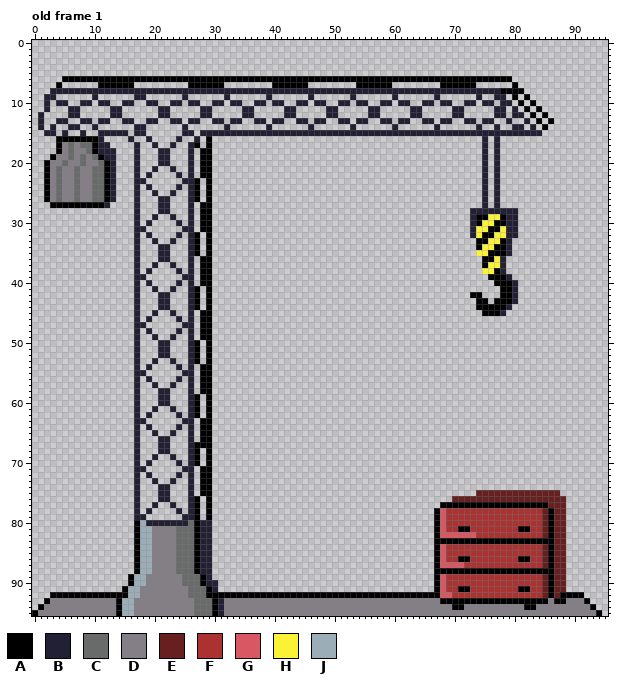
Edited in one commit: pixel-art file (textureDump/repair_shop.aseprite). The picture above is the old version.
96x96 pixels, 1 frame. Shown: old frame 1. The commit also changed other frames, which this record leaves out.
Visible layers, top first: "Layer 1", "Layer 3", "Layer 2".
Palette (. is transparent): A #000000  B #222034  C #696a6a  D #847e87  E #681f1f  F #ac3232  G #d95763  H #fbf236  J #9badb7
Pixels before, old frame 1 (only the part around the change), first column x 38:
11 ....BB.....BB.....BB.....BB.....BB.....BB.B.A.A......
12 ....BB.....BB.....BB.....BB.....BB.....BB.BB.A.A.....
13 B.BB..BB.BB..BB.BB..BB.BB..BB.BB..BB.BB..B..B.A.A....
14 .B......B......B......B......B......B..B..BB.B.A.....
15 BBBBBBBBBBBBBBBBBBBBBBBBBBBBBBBBBBBBBBBBBBBBBBB......
16 .....................................B.B.............
17 .....................................B.B.............
18 .....................................B.B.............
19 .....................................B.B.............
20 .....................................B.B.............
21 .....................................B.B.............
22 .....................................B.B.............
23 .....................................B.B.............
24 .....................................B.B.............
25 .....................................B.B.............
26 .....................................B.B.............
27 .....................................B.B.............
28 ...................................BBBBBBBB..........
29 ...................................BAAHHABB..........
30 ...................................BAHHAABB..........
31 ...................................BHHAAHBB..........
32 ...................................BHAAHHBB..........
33 ....................................AAHHAB...........
34 ....................................AHHAAB...........
35 ....................................HHAAAB...........
36 .....................................AAHB............
37 .....................................AHHB............
38 .....................................HHAB............
39 ......................................AAAB...........
40 .......................................AAAB..........
41 ........................................AAB..........
42 ...................................AA...AAB..........
43 ....................................AA.AAAB..........
44 ....................................AAAAAB...........
45 .....................................AAAB............
46 .....................................................
47 .....................................................
48 .....................................................
49 .....................................................
50 .....................................................
51 .....................................................
52 .....................................................
53 .....................................................
54 .....................................................
55 .....................................................
56 .....................................................
57 .....................................................
58 .....................................................
59 .....................................................
60 .....................................................
61 .....................................................
62 .....................................................
63 .....................................................
64 .....................................................
65 .....................................................
66 .....................................................
67 .....................................................
68 .....................................................
69 .....................................................
70 .....................................................
71 .....................................................
72 .....................................................
73 .....................................................
74 .....................................................
75 ....................................EEEEEEEEEEEEEE...
76 ................................EEEEEEEEEEEEEEEEEEE..
77 ..............................AAAAAAAAAAAAAAAAAAEEE..
78 .............................AGFFFFFFFFFFFFFFFFEAEE..
The result:
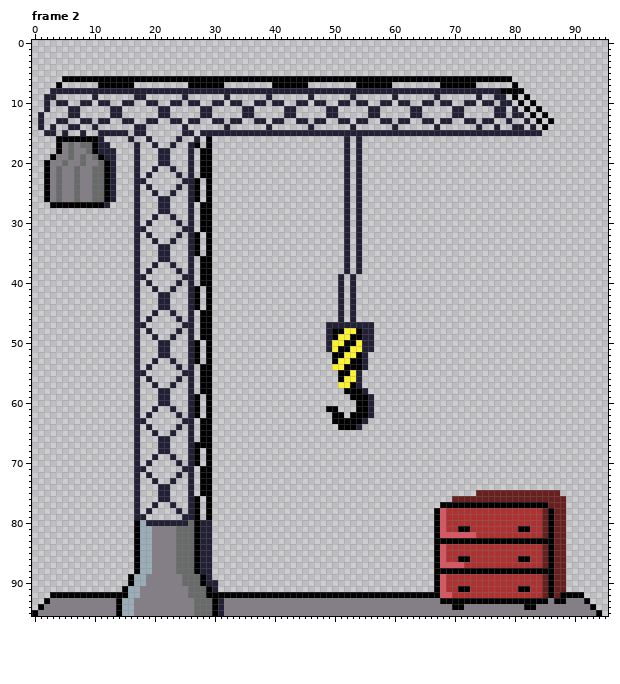
A new or re-ordered frame is compared with the old frame closest to it.
Difference:
frames 1 -> 10
Changed rows in their new state; - is an unchanged pixel.
Frame 2 is new; against old frame 1, layer "Layer 1":
first column x 49:
16 ---B-B--------------------.-.---
17 ---B-B--------------------.-.---
18 ---B-B--------------------.-.---
19 ---B-B--------------------.-.---
20 ---B-B--------------------.-.---
21 ---B-B--------------------.-.---
22 ---B-B--------------------.-.---
23 ---B-B--------------------.-.---
24 ---B-B--------------------.-.---
25 ---B-B--------------------.-.---
26 ---B-B--------------------.-.---
27 ---B-B--------------------.-.---
28 ---B-B------------------........
29 ---B-B------------------........
30 ---B-B------------------........
31 ---B-B------------------........
32 ---B-B------------------........
33 ---B-B-------------------......-
34 ---B-B-------------------......-
35 ---B-B-------------------......-
36 ---B-B--------------------....--
37 ---B-B--------------------....--
38 ---B-B--------------------....--
39 --B-B----------------------....-
40 --B-B-----------------------....
41 --B-B------------------------...
42 --B-B-------------------..---...
43 --B-B--------------------..-....
44 --B-B--------------------......-
45 --B-B---------------------....--
46 --B-B---------------------------
47 BBBBBBBB------------------------
48 BAAHHABB------------------------
49 BAHHAABB------------------------
50 BHHAAHBB------------------------
51 BHAAHHBB------------------------
52 -AAHHAB-------------------------
53 -AHHAAB-------------------------
54 -HHAAAB-------------------------
55 --AAHB--------------------------
56 --AHHB--------------------------
57 --HHAB--------------------------
58 ---AAAB-------------------------
59 ----AAAB------------------------
60 -----AAB------------------------
61 AA---AAB------------------------
62 -AA-AAAB------------------------
63 -AAAAAB-------------------------
64 --AAAB--------------------------
Pixel boxes of the changes (left, top, right, bottom) in both pictures:
added: (326, 136, 374, 430)
erased: (470, 136, 518, 316)
